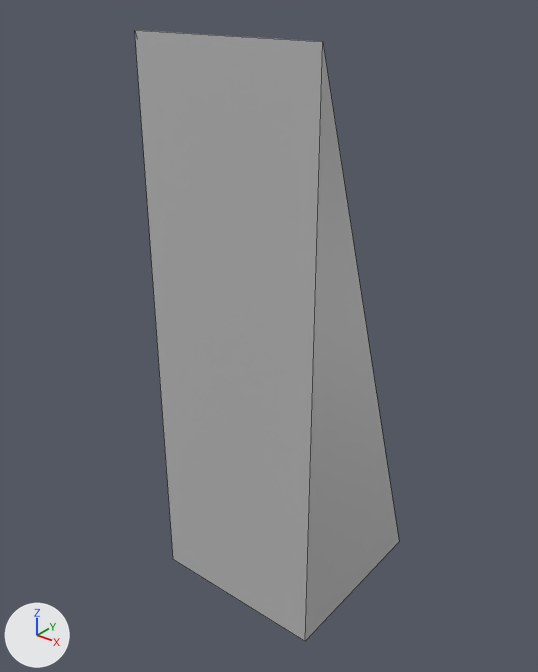
A saved change to the FBX model KickshotProject/Assets/Models/StructureModels/ramp3x1.fbx.
Camera for both pictures: a camera (50 mm lens) standing at (2.15, -2.88, 1.72) and looking at (-0.09, -0.08, -0.02). Every picture has the same lights, and +X, +Y and +Z are marked at lower left. Mesh edges are drawn as thin lines. Where no turn or scale is listed for an object, it has been applied to the vertices.

The older version as bpy lines, for what is in view:
```python
me_mesh = bpy.data.meshes.new('Mesh')
me_mesh.from_pydata(...)  # 6 vertices, 5 faces; spans x -0.5..0.5, y -0.5..0.5, z -1.5..1.5
me_mesh.materials.append(mat_lambert1)  # grey #bcbcbc
# before: 0 (-0.5, -0.5, -1.5) at pixel (173, 559), 1 (0.5, -0.5, -1.5) at pixel (305, 641), 2 (-0.5, -0.5, 1.5) at pixel (134, 30), 3 (0.5, -0.5, 1.5) at pixel (322, 41), 4 (-0.5, 0.5, -1.5)
# before: 5 (0.5, 0.5, -1.5) at pixel (399, 541)
ob_pcube1 = bpy.data.objects.new('pCube1', me_mesh)
ob_pcube1.location = (0.0, 0.0, 0.0)
```
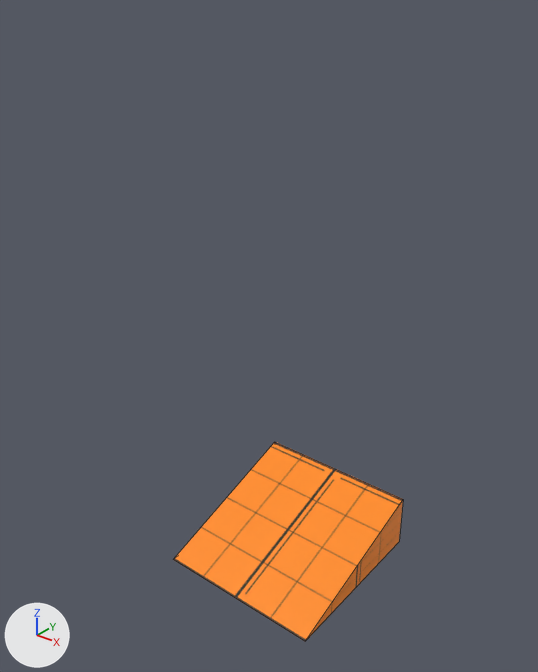
The newer file is also rescaled (x3.0), turned or shifted as a whole; pictures and numbers use the older file's frame.

Pixel boxes (x1, y1, x2, y2) of what changed, in the pictures (538 x 672 px):
'pCube1', reshaped (13% narrower, 67% shorter)
    before: (135, 30, 399, 642)
    after: (173, 442, 403, 642)

The change, as a diff of the scene's bpy script:
```diff
--- a/KickshotProject/Assets/Models/StructureModels/ramp3x1.fbx.py
+++ b/KickshotProject/Assets/Models/StructureModels/ramp3x1.fbx.py
@@ img_grid_orange_small_png @@
+img_grid_orange_small_png = load_image('Grid_Orange_Small.png', '../../Materials/Textures/Grid_Orange_Small.png', 2048, 2048, 'sRGB')
@@ mat_lambert2 @@
+mat_lambert2 = principled_material('lambert2')
+mat_lambert2.texture = img_grid_orange_small_png
@@ me_mesh @@
 # used by ob_pcube1; location = (0.0, 0.0, 0.0)
 # verts and faces of me_mesh; kept vertices keep their numbers, new ones are numbered from 6
-me_mesh.from_pydata(...)  # 6 vertices, 5 faces; spans x -0.5..0.5, y -0.5..0.5, z -1.5..1.5
-me_mesh.materials.append(mat_lambert1)  # grey #bcbcbc
+me_mesh.from_pydata(...)  # 6 vertices, 5 faces; spans x -0.5..0.5, y -0.5..0.5, z -1.5..-1.17
+# me_mesh part 1
+delete_vertices([2, 3])  # with the faces that use them
+verts[6] = (-0.5, 0.5, -1.17)  # pixel (274, 441)
+verts[7] = (0.5, 0.5, -1.17)  # pixel (403, 499)
+faces += [(0, 1, 7, 6), (4, 6, 7, 5), (1, 5, 7), (0, 6, 4)]
+me_mesh.materials.append(mat_lambert2)  # picture img_grid_orange_small_png
```
